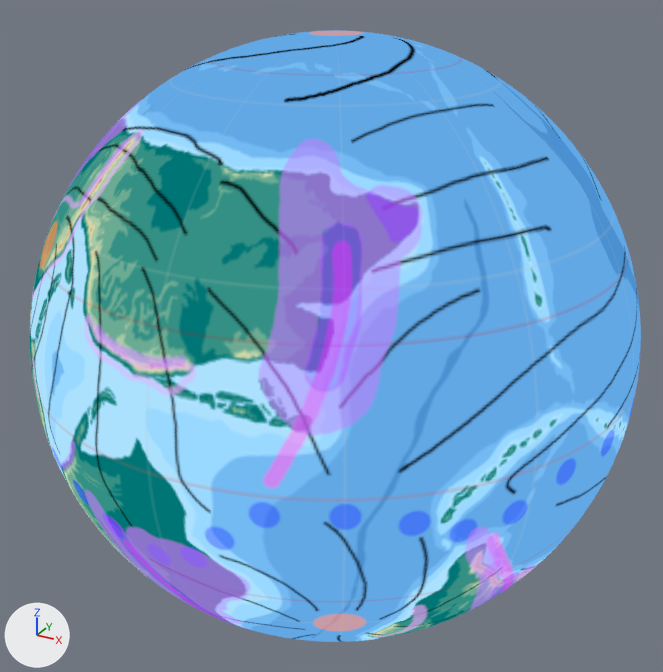
One commit to the Blender file work/globe.blend: the scene before it, then after it.
Both versions are drawn from a 50 mm lens placed at (5.56, -10.21, 5.1), pointed at (-0.04, -0.02, 0.0). The axes (+X, +Y, +Z) are drawn at lower left. The lights are the same throughout.
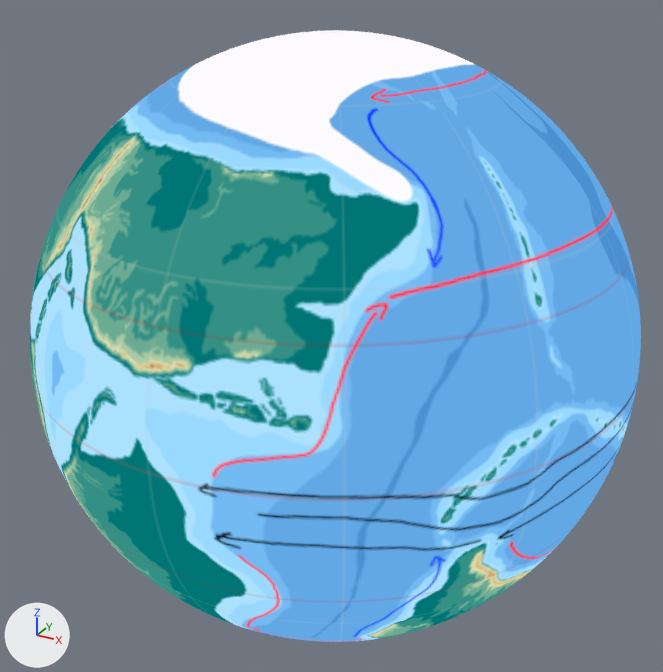
What differs and where, as boxes (x1, y1, x2, y2) in the pictures (663 x 672 px):
'Sphere', surface changed: (30, 30, 640, 642) in both

Diff of the bpy script that builds the scene:
```diff
--- a/work/globe.blend.py
+++ b/work/globe.blend.py
@@ mat_material_001 @@
 mat_material_001 = bpy.data.materials.new('Material.001')
-# nodes: Emission, Mix x12, OutputMaterial, TexImage x11
+# nodes: Emission, Mix x6, OutputMaterial, TexImage x7
 # uses the picture img_ao_topo_w_grid_png
-# uses the picture img_corals
 # uses the picture img_summer_ocean_currents
-# uses the picture img_summer_precipitations
 # uses the picture img_summer_sea_ice
 # uses the picture img_summer_wind_patterns
+# uses the picture img_winter_ocean_currents
+# uses the picture img_winter_sea_ice
```
